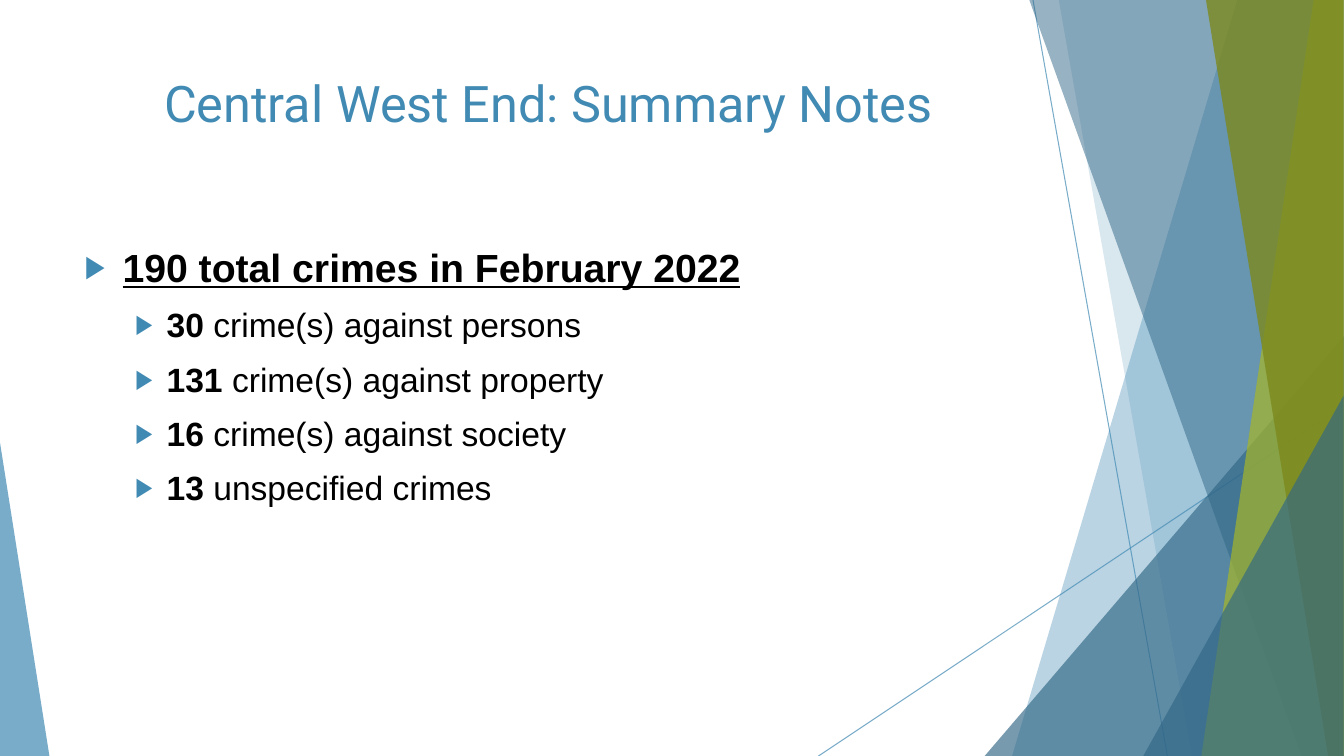
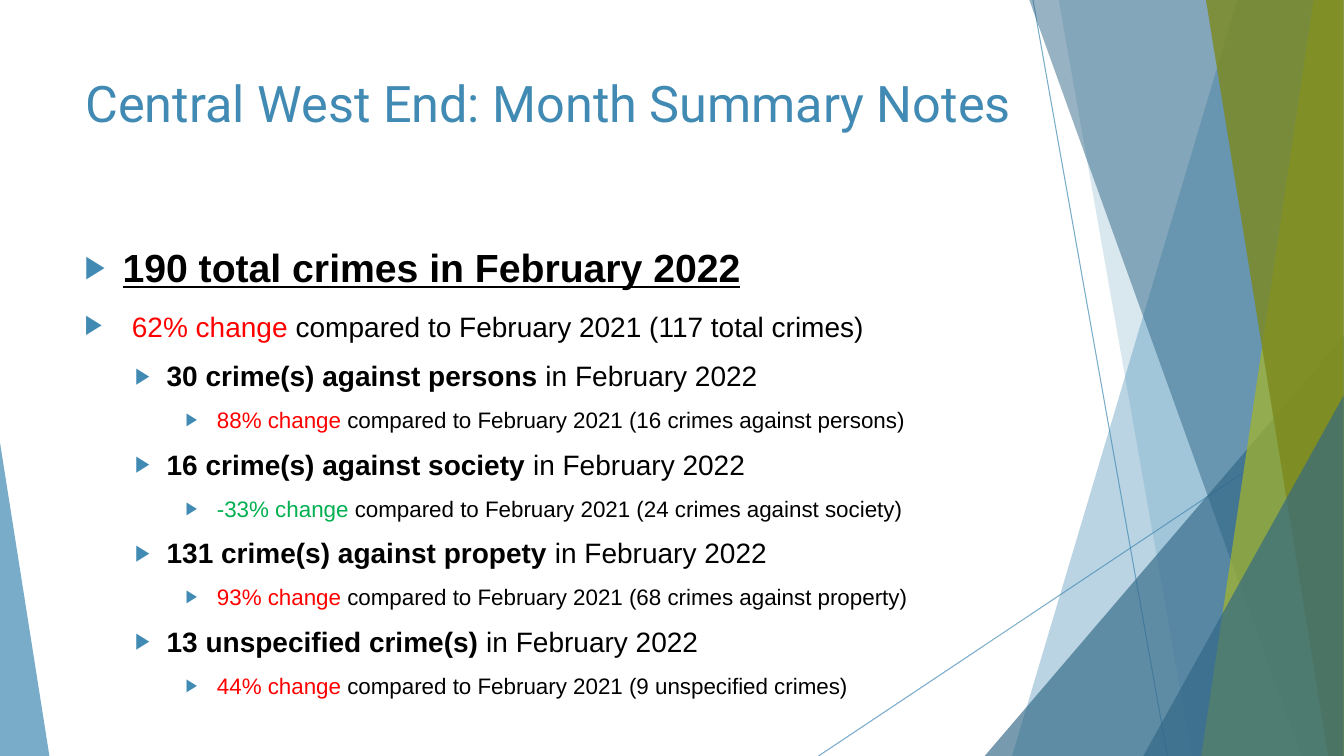
Before and after one commit to wumcrc/monthly-crime-reports, a slide deck: slide 17 of NIBRS/results/presentations/2022/February/fpse-bot-cwe-mc-February2022.pptx (slide 16 before the commit). Drawn at 1344x756 pixels with LibreOffice and Linux fonts; fonts in the diff are those of the drawing. Boxes give left, top, right and bottom in pixels: in the first picture for what was removed or moved away, otherwise in the second. Text is boxed around its words. In the diff, an @@ line names an element or a change of style, - is before the commit and + after.

Commit message:
added monthly & yearly comparison

```diff
--- a/NIBRS/results/presentations/2022/February/fpse-bot-cwe-mc-February2022.pptx
+++ b/NIBRS/results/presentations/2022/February/fpse-bot-cwe-mc-February2022.pptx
@@ title at box(85, 84, 1011, 133): text changed @@
-Central West End: Summary Notes
+Central West End: Month Summary Notes
@@ text at box(132, 316, 907, 699): text changed; size 24 to 16 pt @@
-  ▶ 30 crime(s) against persons
-  ▶ 131 crime(s) against property
-  ▶ 16 crime(s) against society
-  ▶ 13 unspecified crimes
+▶ 62% change compared to February 2021 (117 total crimes)
+  ▶ 30 crime(s) against persons in February 2022
+    ▶ 88% change compared to February 2021 (16 crimes against persons)
+  ▶ 16 crime(s) against society in February 2022
+    ▶ -33% change compared to February 2021 (24 crimes against society)
+  ▶ 131 crime(s) against propety in February 2022
+    ▶ 93% change compared to February 2021 (68 crimes against property)
+  ▶ 13 unspecified crime(s) in February 2022
+    ▶ 44% change compared to February 2021 (9 unspecified crimes)
```
Also in this commit, not shown: 5 other slides changed, 3 slides added, 16 other files.
